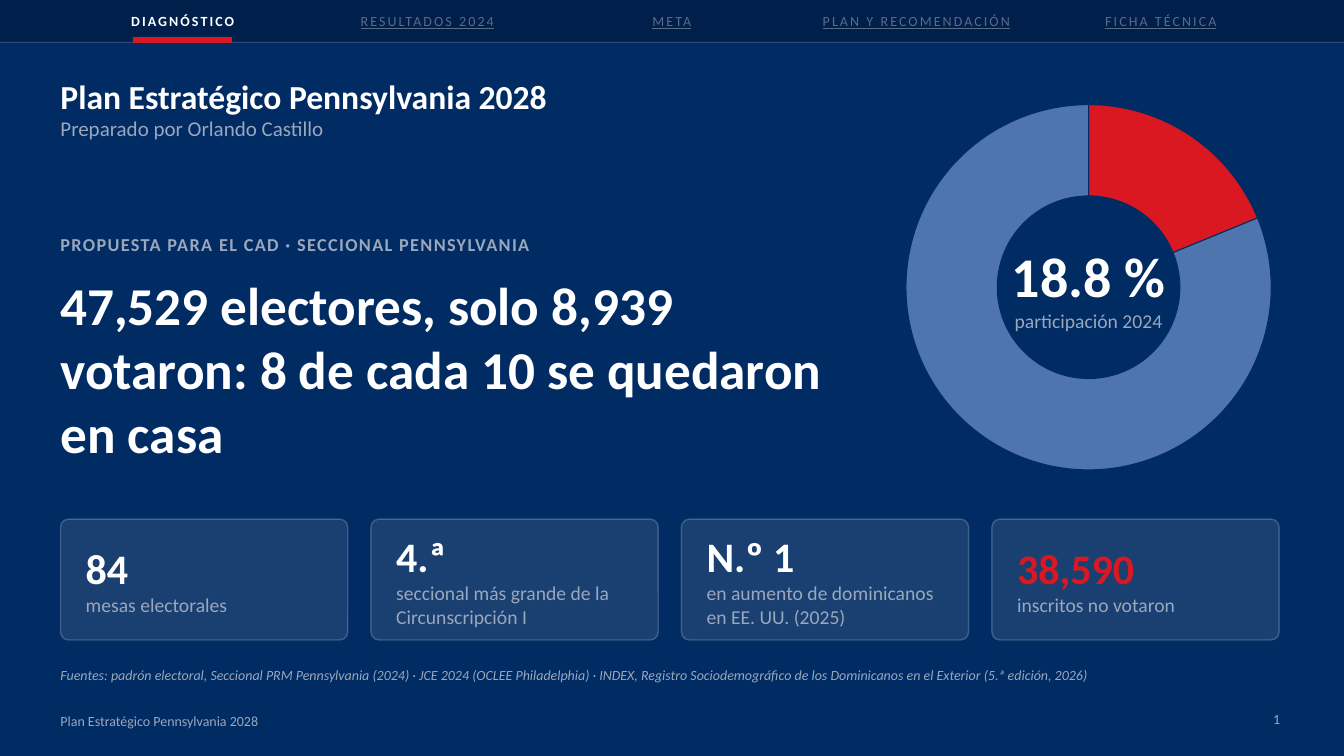
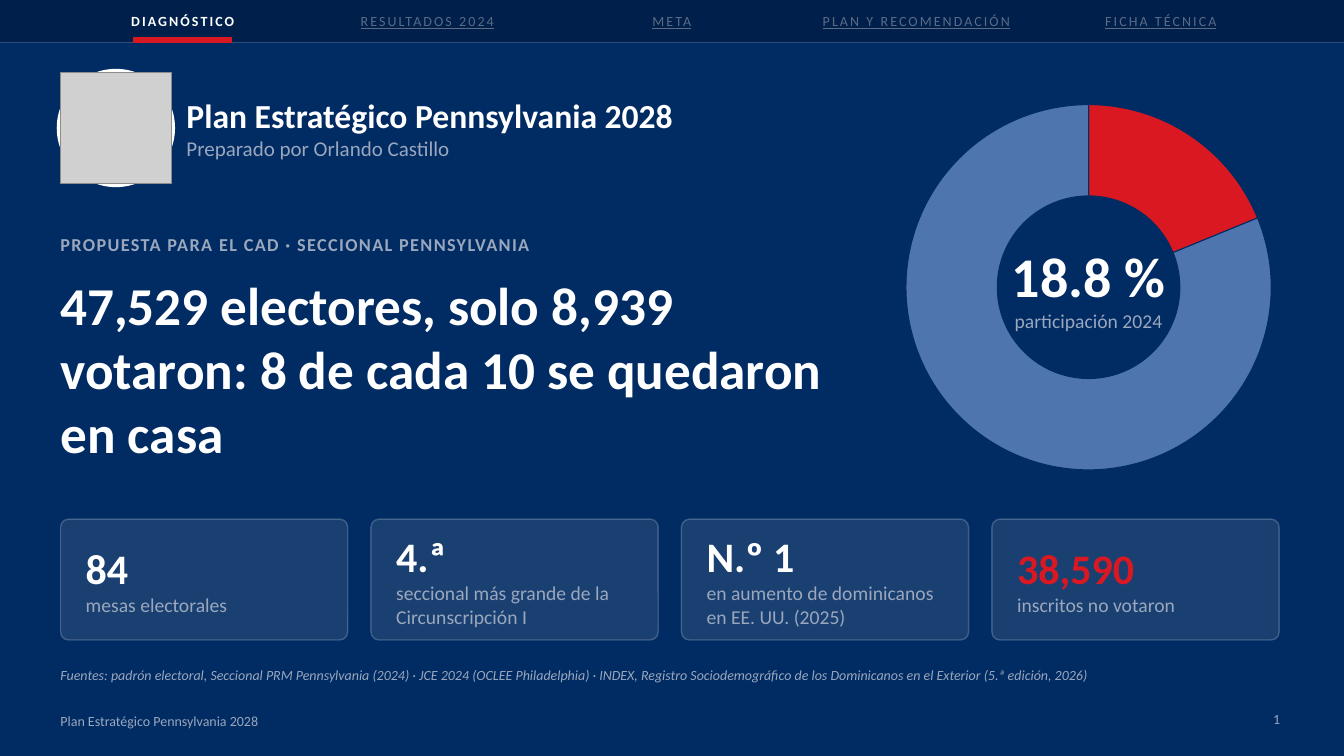
Before and after one commit to rcastillo9556/pdf-toolkit, a slide deck: slide 1 of presentaciones/Plan_Estrategico_Pennsylvania_2028.pptx. Drawn at 1344x756 pixels with LibreOffice and Linux fonts; fonts in the diff are those of the drawing; grey boxes stand for pictures. Boxes give left, top, right and bottom in pixels: in the first picture for what was removed or moved away, otherwise in the second. Text is boxed around its words. In the diff, an @@ line names an element or a change of style, - is before the commit and + after.

```diff
--- a/presentaciones/Plan_Estrategico_Pennsylvania_2028.pptx
+++ b/presentaciones/Plan_Estrategico_Pennsylvania_2028.pptx
@@ ellipse added at <box>57,70,174,187</box>, fill #FFFFFF, outline #FFFFFF 1 pt @@
@@ picture added at <box>60,73,171,184</box> @@
@@ text "Plan Estratégico Pennsylvania 2028": place and size @@
-text "Plan Estratégico Pennsylvania 2028" at <box>60,85,547,140</box>
+text "Plan Estratégico Pennsylvania 2028" at <box>186,104,673,160</box>
@@ text "Plan Estratégico Pennsylvania 2028" at <box>186,104,673,160</box>: vertical alignment top to middle @@
```
Also in this commit, not shown: 2 other files.
